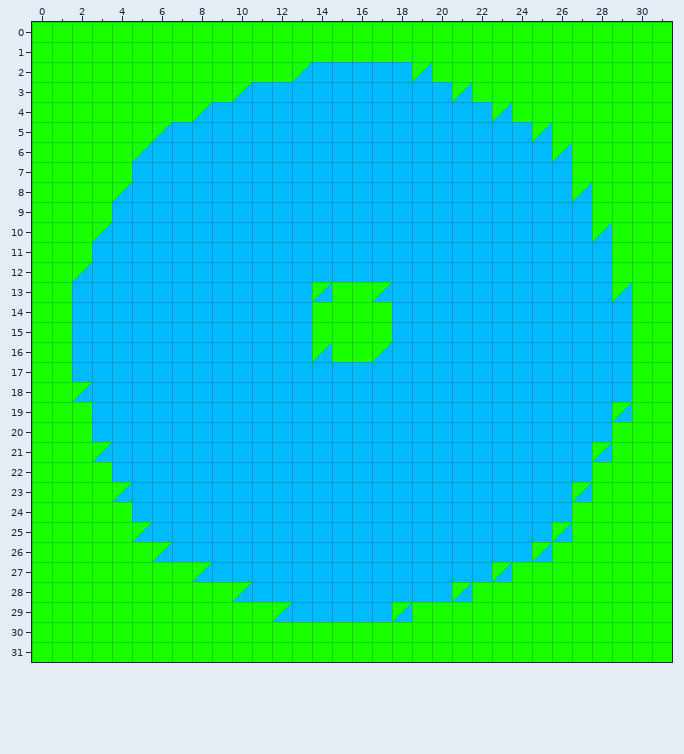
One commit to this Tiled map: src/assets/maps/test.tmx. That is the earlier state.
Cells are 32x32 px. Shown: x 0..31, y 0..31.
Now the later version:
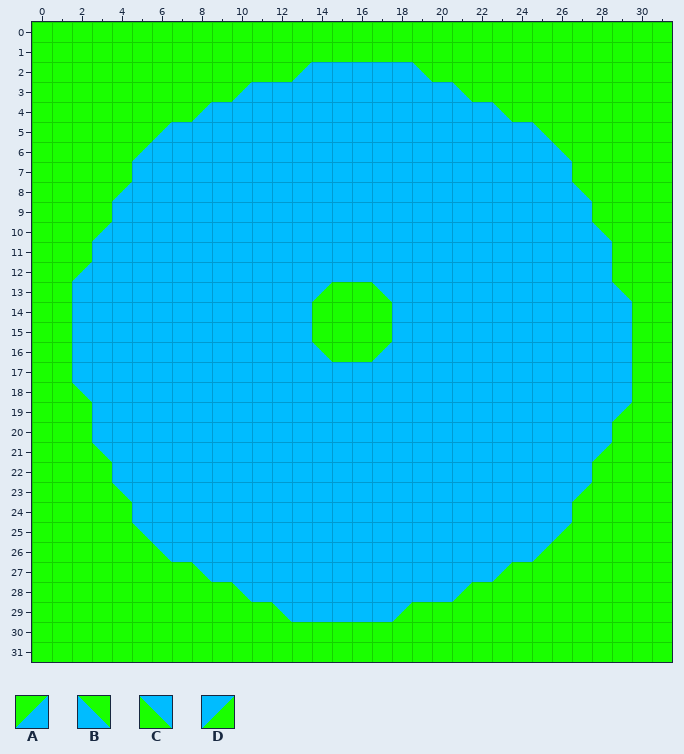
Key: from "Tileset": A 2, B 3, C 4, D 5.
_ is an empty cell.
Author's note on the commit: TiledMap now renders properly
Edits made:
Layer "tiles":
y 2: x 19 A -> B
y 3: x 21 A -> B
y 4: x 23 A -> B
y 5: x 25 A -> B
y 6: x 26 A -> B
y 8: x 27 A -> B
y 10: x 28 A -> B
y 13: x 14 A -> D; x 17 A -> C; x 29 A -> B
y 16: x 14 A -> B
y 18: x 2 A -> C
y 19: x 29 A -> D
y 21: x 3 A -> C; x 28 A -> D
y 23: x 4 A -> C; x 27 A -> D
y 25: x 5 A -> C; x 26 A -> D
y 26: x 6 A -> C; x 25 A -> D
y 27: x 8 A -> C; x 23 A -> D
y 28: x 10 A -> C; x 21 A -> D
y 29: x 12 A -> C; x 18 A -> D
